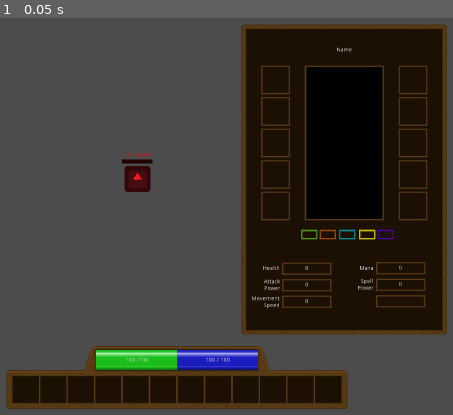
Above: before the commit, frame 1.
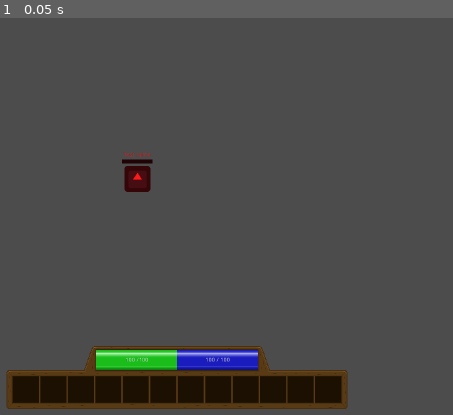
Above: after the commit, the same moment.

Repository: TRushton95/Shard
Game: Godot game, scene res://Gameplay/Maps/Map.tscn
Same seed, same stepped clock (60 frames per second), same inputs: the game is played once before the commit and once after it. This scene is started directly instead of the project's main scene. The engine's default icon, where the game draws it, is replaced by a stand-in: a white triangle on a blue panel in a dark square.
Inputs:
- Up to frame 1 (0.05 s): no input

The runs differ from the first frame. In frame 1, 36% of the frame differs, in the area x 53-99%, y 1-80%.

Commit message:
Add unit following
Left some Enemy debug code for testing further following mechanics

Diff:
--- a/Src/Gameplay/Entities/Unit/Unit.gd
+++ b/Src/Gameplay/Entities/Unit/Unit.gd
@@ -6,6 +6,7 @@
 remotesync var current_mana : int setget _set_current_mana # Remove remotesync when test_mana_refill is removed
 var casting_index := -1 # -1 for not casting
 var channelling_index := -1 # -1 for not channeling
+var focus: Unit
 
 var base_movement_speed := 250
 var base_health := 50
@@ -20,7 +21,9 @@
 var movement_speed_attr : ModifiableAttribute
 
 signal left_clicked
+signal right_clicked
 signal path_finished
+signal follow_path_outdated
 signal casting_started(ability_name, duration)
 signal casting_progressed(time_elapsed)
 signal casting_stopped
@@ -42,11 +45,17 @@
 	if event is InputEventMouseButton && event.pressed:
 		if event.button_index == BUTTON_LEFT:
 			emit_signal("left_clicked")
+		if event.button_index == BUTTON_RIGHT:
+			emit_signal("right_clicked")
 
 
 func _on_CastTimer_timeout(ability, target) -> void:
 	stop_casting()
 	execute_ability(ability, target)
+
+
+func _on_FollowPathingTimer_timeout() -> void:
+	emit_signal("follow_path_outdated")
 
 
 func _on_status_expired(status_effect) -> void:
@@ -110,6 +119,7 @@
 
 	$UnitProfile/VBoxContainer/SmallHealthBar.max_value = current_health
 	$CastTimer.one_shot = false
+	$FollowPathingTimer.one_shot = true
 
 
 func _process(delta: float) -> void:
--- a/Src/Gameplay/Entities/Unit/Unit.tscn
+++ b/Src/Gameplay/Entities/Unit/Unit.tscn
@@ -7,7 +7,6 @@
 [ext_resource path="res://Gameplay/AbilitySystem/Abilities/HealingStream/HealingStream.tscn" type="PackedScene" id=5]
 [ext_resource path="res://Gameplay/Utility/Stopwatch.tscn" type="PackedScene" id=6]
 [ext_resource path="res://Gameplay/UI/SmallHealthBar/SmallHealthBar.tscn" type="PackedScene" id=7]
-
 
 [sub_resource type="CircleShape2D" id=1]
 radius = 32.0
@@ -42,6 +41,8 @@
 [node name="CastTimer" type="Timer" parent="."]
 
 [node name="ChannelStopwatch" parent="." instance=ExtResource( 6 )]
+
+[node name="FollowPathingTimer" type="Timer" parent="."]
 
 [node name="UnitProfile" type="CenterContainer" parent="."]
 anchor_left = 0.5
@@ -82,3 +83,4 @@
 margin_right = 75.0
 margin_bottom = 28.0
 [connection signal="input_event" from="Clickbox" to="." method="_on_Clickbox_input_event"]
+[connection signal="timeout" from="FollowPathingTimer" to="." method="_on_FollowPathingTimer_timeout"]
--- a/Src/Gameplay/Maps/Map.gd
+++ b/Src/Gameplay/Maps/Map.gd
@@ -23,8 +23,45 @@
 		select_unit(unit)
 
 
+func _on_unit_right_clicked(unit: Unit) -> void:
+	var player = get_node(player_name)
+
+	if unit != player:
+		player.focus = unit
+		var movement_path = $Navigation2D.get_simple_path(player.position, unit.position)
+		player.rpc("set_movement_path", movement_path)
+		player.get_node("FollowPathingTimer").start(1.0)
+
+
 func _on_player_path_finished() -> void:
 	$PathDebug.hide()
+
+
+func _on_unit_follow_path_outdated(unit: Unit) -> void:
+	var player = get_node(player_name)
+
+	if unit == player:
+		var M := 0.0004 # M in a linear equation to calculate the follow path invalidation time based on distance, may need fine tuning as gameplay emerges
+		var PATH_INVALIDATE_TIME_MINIMUM := 0.2 # C in the linear equation
+		var distance = player.position.distance_to(player.focus.position)
+		var invalidate_time = (M * distance) + PATH_INVALIDATE_TIME_MINIMUM # Time until path is next invalidated
+
+		var movement_path = $Navigation2D.get_simple_path(player.position, player.focus.position)
+		player.rpc("set_movement_path", movement_path)
+		player.get_node("FollowPathingTimer").start(invalidate_time)
+		print(str(invalidate_time))
+
+
+#DEBUG FOLLOW PATHING PURPOSES ONLY
+func _on_enemy_follow_path_outdated(unit: Unit) -> void:
+	if unit == $Enemy:
+		var movement_path = $Navigation2D.get_simple_path($Enemy.position, $Enemy.focus.position)
+		$Enemy.rpc("set_movement_path", movement_path)
+
+		var UPDATE_CONST = 0.0004
+		var update_rate = (UPDATE_CONST * $Enemy.position.distance_to($Enemy.focus.position)) + 0.2
+		$Enemy.get_node("FollowPathingTimer").start(update_rate)
+#DEBUG FOLLOW PATHING PURPOSES ONLY
 
 
 func _on_player_health_attr_changed(value: int) -> void:
@@ -33,7 +70,6 @@
 
 	if selected_unit == get_node(player_name):
 		$CanvasLayer/TargetFrame.set_max_health(value)
-
 
 
 func _on_player_mana_attr_changed(value: int) -> void:
@@ -186,6 +222,7 @@
 			var movement_path = $Navigation2D.get_simple_path(get_node(player_name).position, event.position)
 			$PathDebug.points = movement_path
 			$PathDebug.show()
+			get_node(player_name).get_node("FollowPathingTimer").stop()
 			get_node(player_name).rpc("set_movement_path", movement_path)
 
 		elif event.button_index == BUTTON_LEFT:
@@ -217,6 +254,8 @@
 	#TEST ENEMY
 	$Enemy.set_name($Enemy.name) # set name label
 	$Enemy.connect("left_clicked", self, "_on_unit_left_clicked", [$Enemy])
+	$Enemy.connect("right_clicked", self, "_on_unit_right_clicked", [$Enemy])
+	$Enemy.connect("follow_path_outdated", self, "_on_enemy_follow_path_outdated", [$Enemy])
 	$Enemy.connect("damage_received", self, "_on_unit_damage_received", [$Enemy])
 	$Enemy.connect("healing_received", self, "_on_unit_healing_received", [$Enemy])
 	#END OF TEST ENEMY
@@ -232,6 +271,8 @@
 		unit.position = $PlayerSpawnPoints.get_node(str(spawn_index)).position
 		add_child(unit)
 		unit.connect("left_clicked", self, "_on_unit_left_clicked", [unit])
+		unit.connect("right_clicked", self, "_on_unit_right_clicked", [unit])
+		unit.connect("follow_path_outdated", self, "_on_unit_follow_path_outdated", [unit])
 		unit.connect("damage_received", self, "_on_unit_damage_received", [unit])
 		unit.connect("healing_received", self, "_on_unit_healing_received", [unit])
 		unit.connect("mana_changed", self, "_on_unit_mana_changed", [unit])
@@ -260,6 +301,16 @@
 			$CanvasLayer/CharacterPanel.set_spell_power_attr(unit.spell_power_attr.value)
 			$CanvasLayer/CharacterPanel.set_movement_speed_attr(unit.movement_speed_attr.value)
 
+			var speed_mod = Modifier.new(Enums.ModifierType.Additive, 750)
+			unit.movement_speed_attr.push_modifier(speed_mod)
+
+			# PATHING TEST #
+			$Enemy.focus = unit
+			var movement_path = $Navigation2D.get_simple_path($Enemy.position, unit.position)
+			$Enemy.rpc("set_movement_path", movement_path)
+			$Enemy.get_node("FollowPathingTimer").start(1.0)
+			# PATHING TEST #
+
 		spawn_index += 1
 
 
--- a/Src/Gameplay/Maps/Map.tscn
+++ b/Src/Gameplay/Maps/Map.tscn
@@ -69,6 +69,7 @@
 margin_bottom = -15.0
 
 [node name="CharacterPanel" parent="CanvasLayer" instance=ExtResource( 6 )]
+visible = false
 anchor_left = 0.5
 anchor_top = 0.5
 anchor_right = 0.5
